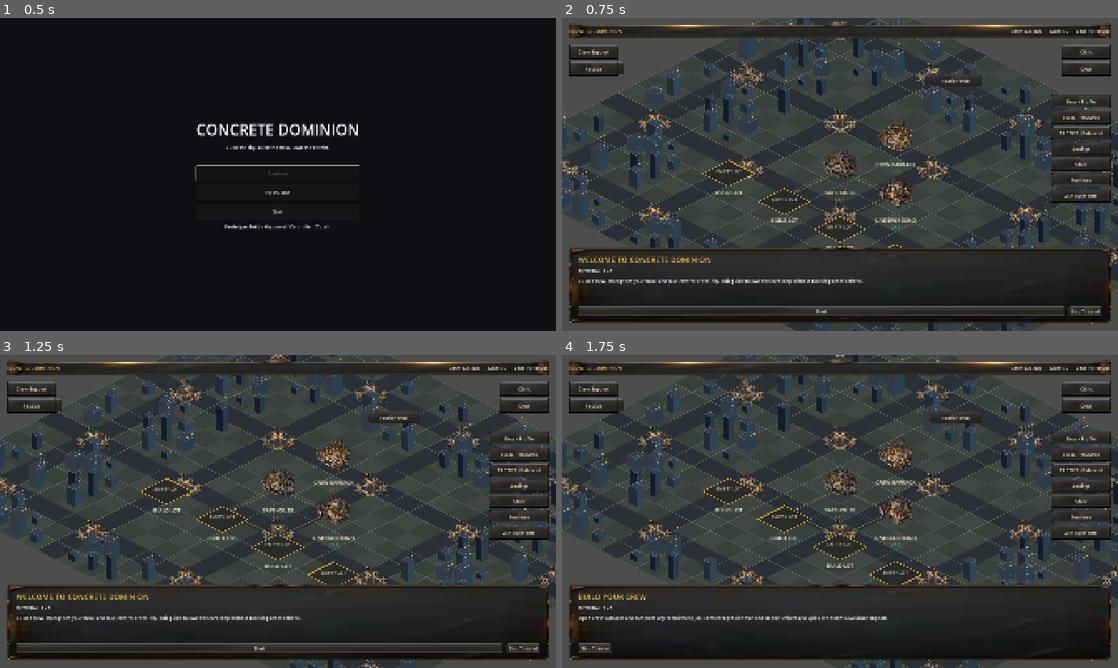
Above: before the commit, frames 1-4 (two rows, left to right).
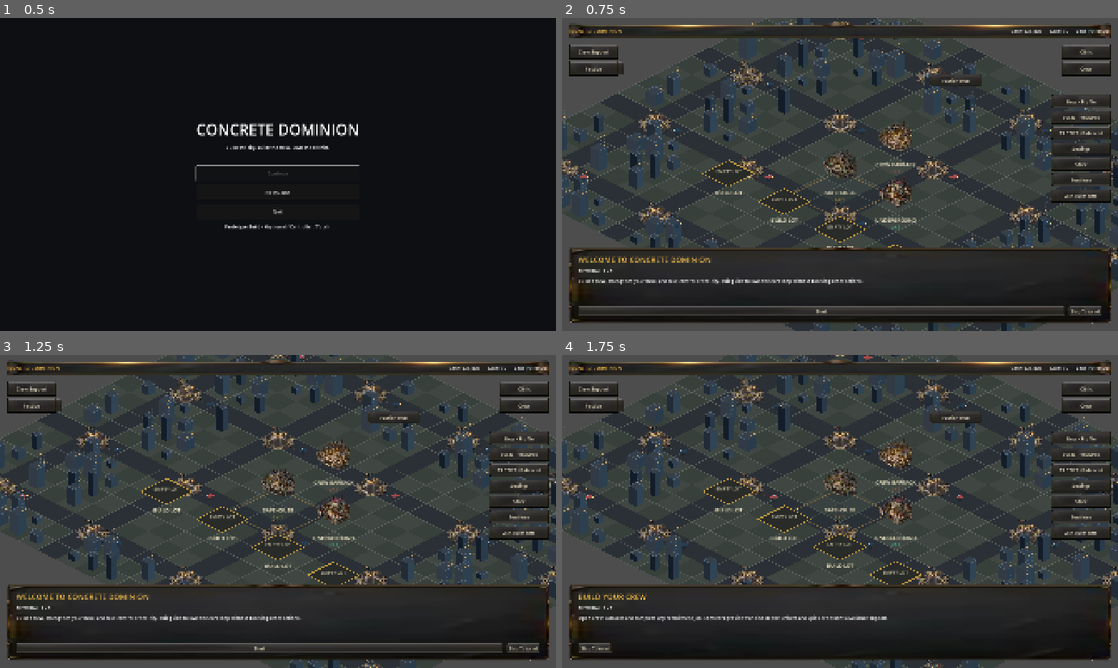
Above: after the commit, the same moments.

Repository: betasio/ConcreteDominion
Game: Godot game, scene res://scenes/core/Boot.tscn
The game is run twice, just before and just after one commit, with the same random seed, the same clock (stepped at 60 frames per second) and the same inputs.
Inputs:
- Up to frame 1 (0.5 s): no input
- Up to frame 2 (0.75 s): click "New Game" at 0.5 s
- Up to frame 3 (1.25 s): no input
- Up to frame 4 (1.75 s): click "Start" at 1.25 s

Frame 1 is identical in both runs. In frame 2, 0.2% of the frame differs, in the area x 1-100%, y 1-78%; in frame 3, 0.2%; in frame 4, 0.2%, in the area x 1-100%, y 0-73%.
Error before the commit: Parse Error: Cannot infer the type of "world" variable because the value doesn't have a set type. (res://scripts/world/StreetLife.gd:23)

Commit message:
Fix typed street-life view flag for Godot parser

Diff:
--- a/scripts/world/StreetLife.gd
+++ b/scripts/world/StreetLife.gd
@@ -20,7 +20,7 @@
 func _draw() -> void:
 	if city_map == null:
 		return
-	var world := city_map.get_view_mode() == &"world"
+	var world: bool = city_map.get_view_mode() == &"world"
 	for y in range(2, 20, 5):
 		for x in range(2, 24, 5):
 			var pos: Vector2 = city_map.iso_to_screen(Vector2i(x, y))
